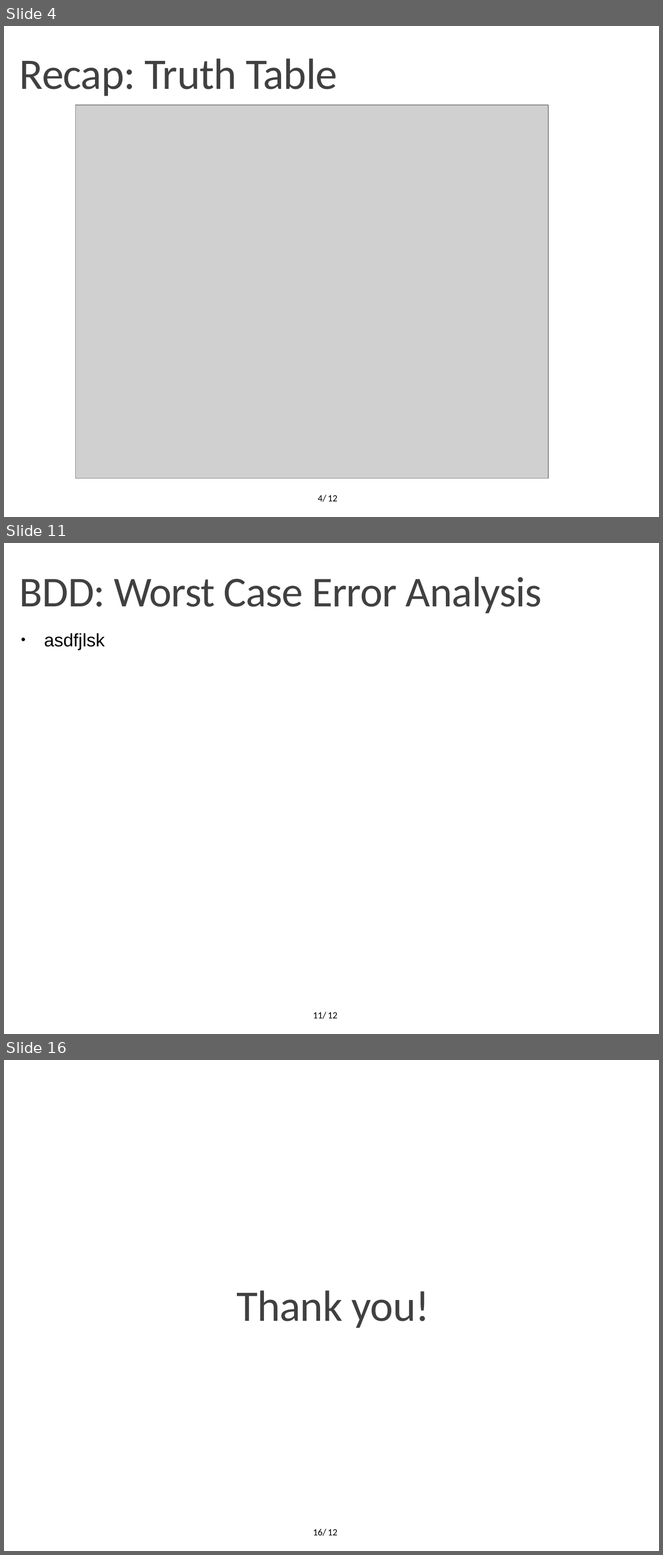
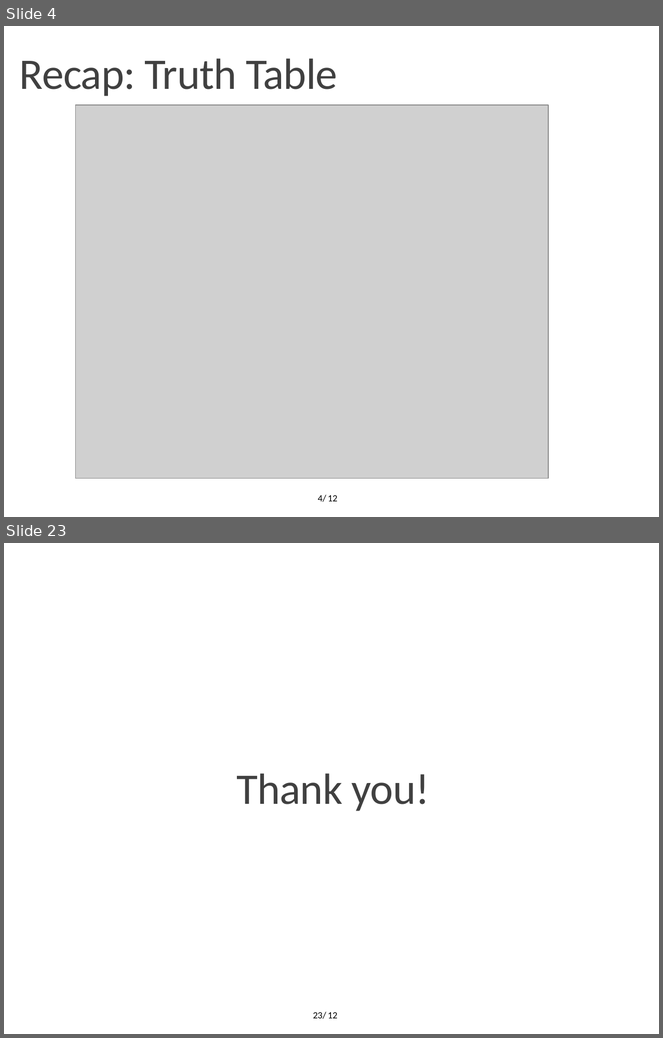
Before and after one commit to OrionLightning/Approximate-Circuit, a slide deck: Presentation Slides/Second Midterm (11-01-2022)/Midterm 11-01-2022.pptx. Shown one above the other, each under a label of ours: slides 4, 11 and 16 before the commit, slides 4 and 23 after it; the slides between them are not shown. The pictures are 663x1555 and 663x1038 pixels, drawn with LibreOffice and Linux fonts; fonts in the diff are those of the drawing; grey boxes stand for pictures; background and template pictures are left out. Boxes give left, top, right and bottom in pixels: in the first picture for what was removed or moved away, otherwise in the second. Text is boxed around its words. In the diff, an @@ line names an element or a change of style, - is before the commit and + after.

```diff
--- a/Presentation Slides/Second Midterm (11-01-2022)/Midterm 11-01-2022.pptx
+++ b/Presentation Slides/Second Midterm (11-01-2022)/Midterm 11-01-2022.pptx
@@ slide 11 removed at (4, 543, 659, 1034), background #FFFFFF; not listed: 1 template element that a slide beside it also shows @@
@@ text removed at (20, 577, 542, 613) @@
-BDD: Worst Case Error Analysis
@@ text removed at (44, 633, 105, 650) @@
-● asdfjlsk
@@ page number removed at (313, 1012, 326, 1019) @@
-11/
@@ what was slide 16 is now slide 23 @@
@@ page number at (313, 1012, 326, 1019): text changed @@
-16/
+23/
```
Also in this commit, not shown: 12 slides changed, 8 slides added, 2 other files.
